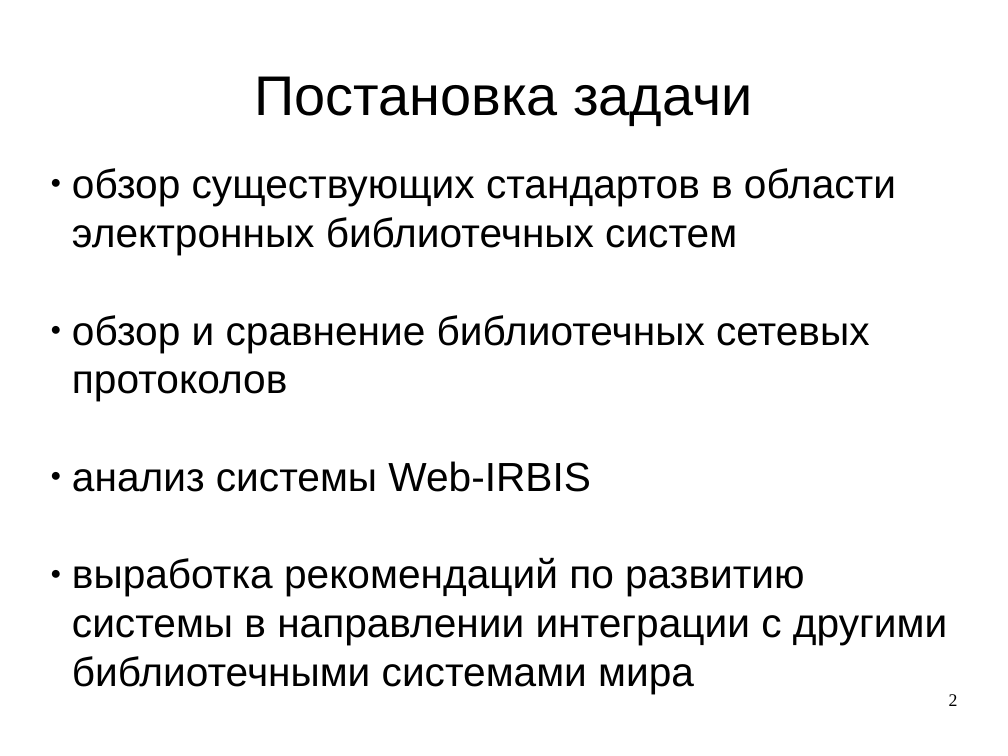
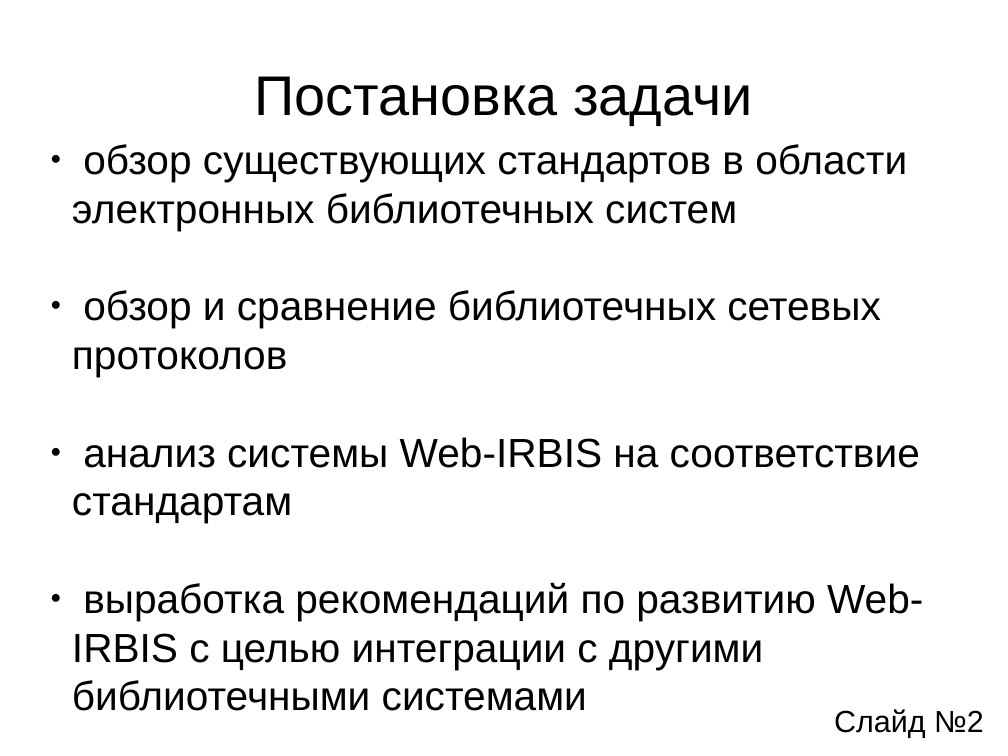
Before and after one commit to aeremenok/a-team-777, a slide deck: slide 2 of diploma/ssv/ssv-presentation.odp. Drawn at 1008x756 pixels with LibreOffice and Linux fonts; fonts in the diff are those of the drawing. Boxes give left, top, right and bottom in pixels: in the first picture for what was removed or moved away, otherwise in the second. Text is boxed around its words. In the diff, an @@ line names an element or a change of style, - is before the commit and + after.

```diff
--- a/diploma/ssv/ssv-presentation.odp
+++ b/diploma/ssv/ssv-presentation.odp
@@ subtitle "обзор существующих стандартов в области ...": place and size @@
-subtitle "обзор существующих стандартов в области ..." at [72, 168, 947, 694]
+subtitle "обзор существующих стандартов в области ..." at [72, 144, 923, 711]
@@ subtitle at [72, 437, 923, 711]: text changed @@
-● анализ системы Web-IRBIS
-● выработка рекомендаций по развитию системы в направлении интеграции с другими библиотечными системами мира
+● анализ системы Web-IRBIS на соответствие стандартам
+● выработка рекомендаций по развитию Web-IRBIS с целью интеграции с другими библиотечными системами
@@ text added at [834, 709, 984, 738], 24 pt, text #000000 @@
+Слайд №2
@@ page number removed at [949, 694, 958, 706] @@
-2
```
Also in this commit, not shown: 9 other slides changed, 1 other file.
